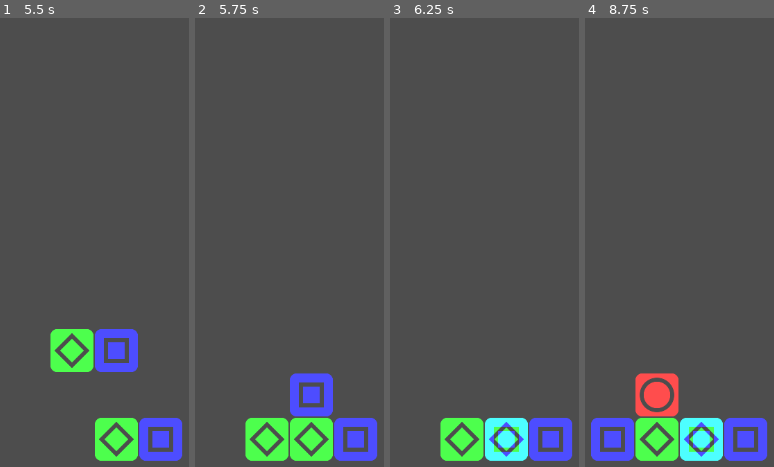
Above: before the commit, frames 1-4 (left to right).
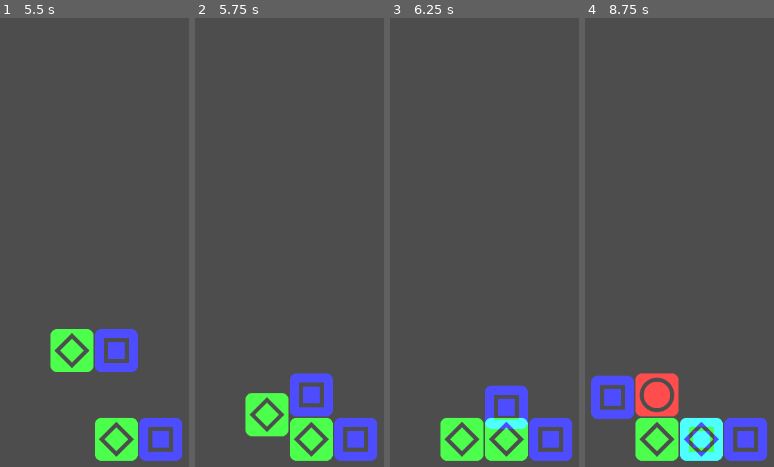
Above: after the commit, the same moments.

Repository: liabilityluke/FBGJ2025
Game: Godot game, scene res://endless.tscn
Same seed, same stepped clock (60 frames per second), same inputs: the game is played once before the commit and once after it. The project has no main scene, so this scene is started directly.
Inputs:
- Up to frame 1 (5.5 s): tap Enter (ui_accept) at 0.5, 0.77, 1.25, 1.52, 2.75, 3.02, 3.5, 3.77, 4.52, 5 s; hold Right (ui_right) 0.53-1.28 s; hold Down (ui_down) 1.28-2.03 s; hold Right (ui_right) 2.03-3.53 s; hold Left (ui_left) 3.53-5.03 s; hold Down (ui_down) from 5.03 s (still down)
- Up to frame 2 (5.75 s): keep holding Down (ui_down)
- Up to frame 3 (6.25 s): release Down (ui_down) at 5.78 s; hold Right (ui_right) from 5.78 s (still down); tap Enter (ui_accept) at 6.02 s
- Up to frame 4 (8.75 s): tap Enter (ui_accept) at 6.77, 7.52 s; release Right (ui_right) at 8.03 s; hold Down (ui_down) from 8.03 s (still down)

Frame 1 is identical in both runs. In frame 2, 2.5% of the frame differs, in the area x 26-50%, y 83-99%; in frame 3, 2.8%; in frame 4, 3.5%, in the area x 3-26%, y 79-99%.

Commit message:
added simple animations

Diff:
--- a/block.gd
+++ b/block.gd
@@ -18,34 +18,65 @@
 func _ready() :
 	pass
 
-func change_color(_color_num) :
+func change_color(_color_num, play_animation := false) :
+	var previous_color = color_num
 	color_num = _color_num
 	match color_num :
 		0 :
-			$Red.show()
-			$Green.hide()
-			$Blue.hide()
+			show_red(previous_color)
+			#show_green(true)
+			#show_blue(true)
 		1 :
-			$Red.hide()
-			$Green.show()
-			$Blue.hide()
+			#show_red(true)
+			show_green(previous_color)
+			#show_blue(true)
 		2 :
-			$Red.hide()
-			$Green.hide()
-			$Blue.show()
+			#show_red(true)
+			#show_green(true)
+			show_blue(previous_color)
 		3 :
-			$Red.hide()
-			$Green.show()
-			$Blue.show()
+			#show_red(true)
+			show_green(previous_color)
+			show_blue(previous_color)
 		4 :
-			$Red.show()
-			$Green.hide()
-			$Blue.show()
+			show_red(previous_color)
+			#show_green(true)
+			show_blue(previous_color)
 		5 :
-			$Red.show()
-			$Green.show()
-			$Blue.hide()
+			show_red(previous_color)
+			show_green(previous_color)
+			#show_blue(true)
 		6 :
-			$Red.show()
-			$Green.show()
-			$Blue.show()
+			show_red(previous_color)
+			show_green(previous_color)
+			show_blue(previous_color)
+	if play_animation :
+		$AnimationPlayer.play("merge")
+
+func show_red(previous_color) :
+	$Colors/Red.show()
+	if previous_color == 0 or previous_color == 4 or previous_color == 5 :
+		$AnimationColorsFalling/Red.hide()
+		$AnimationColorsStatic/Red.show()
+	else :
+		$AnimationColorsFalling/Red.show()
+		$AnimationColorsStatic/Red.hide()
+
+
+func show_green(previous_color) :
+	$Colors/Green.show()
+	if previous_color == 1 or previous_color == 3 or previous_color == 5 :
+		$AnimationColorsFalling/Green.hide()
+		$AnimationColorsStatic/Green.show()
+	else :
+		$AnimationColorsFalling/Green.show()
+		$AnimationColorsStatic/Green.hide()
+
+func show_blue(previous_color) :
+	$Colors/Blue.show()
+	if previous_color == 2 or previous_color == 3 or previous_color == 4 :
+		$AnimationColorsFalling/Blue.hide()
+		$AnimationColorsStatic/Blue.show()
+	else :
+		$AnimationColorsFalling/Blue.show()
+		$AnimationColorsStatic/Blue.hide()
--- a/block.tscn
+++ b/block.tscn
@@ -14,17 +14,173 @@
 [sub_resource type="CanvasItemMaterial" id="CanvasItemMaterial_e2bb5"]
 blend_mode = 1
 
+[sub_resource type="Animation" id="Animation_mk58r"]
+resource_name = "merge"
+length = 0.3
+tracks/0/type = "value"
+tracks/0/imported = false
+tracks/0/enabled = true
+tracks/0/path = NodePath("AnimationColorsFalling:position")
+tracks/0/interp = 1
+tracks/0/loop_wrap = true
+tracks/0/keys = {
+"times": PackedFloat32Array(0, 0.3),
+"transitions": PackedFloat32Array(1, 1),
+"update": 0,
+"values": [Vector2(0, -64), Vector2(0, 0)]
+}
+tracks/1/type = "value"
+tracks/1/imported = false
+tracks/1/enabled = true
+tracks/1/path = NodePath("AnimationColorsFalling:visible")
+tracks/1/interp = 1
+tracks/1/loop_wrap = true
+tracks/1/keys = {
+"times": PackedFloat32Array(0, 0.3),
+"transitions": PackedFloat32Array(1, 1),
+"update": 1,
+"values": [true, false]
+}
+tracks/2/type = "value"
+tracks/2/imported = false
+tracks/2/enabled = true
+tracks/2/path = NodePath("AnimationColorsStatic:visible")
+tracks/2/interp = 1
+tracks/2/loop_wrap = true
+tracks/2/keys = {
+"times": PackedFloat32Array(0, 0.3),
+"transitions": PackedFloat32Array(1, 1),
+"update": 1,
+"values": [true, false]
+}
+tracks/3/type = "value"
+tracks/3/imported = false
+tracks/3/enabled = true
+tracks/3/path = NodePath("Colors:visible")
+tracks/3/interp = 1
+tracks/3/loop_wrap = true
+tracks/3/keys = {
+"times": PackedFloat32Array(0, 0.3),
+"transitions": PackedFloat32Array(1, 1),
+"update": 1,
+"values": [false, true]
+}
+
+[sub_resource type="Animation" id="Animation_e2bb5"]
+length = 0.001
+tracks/0/type = "value"
+tracks/0/imported = false
+tracks/0/enabled = true
+tracks/0/path = NodePath("AnimationColorsFalling:position")
+tracks/0/interp = 1
+tracks/0/loop_wrap = true
+tracks/0/keys = {
+"times": PackedFloat32Array(0),
+"transitions": PackedFloat32Array(1),
+"update": 0,
+"values": [Vector2(0, -64)]
+}
+tracks/1/type = "value"
+tracks/1/imported = false
+tracks/1/enabled = true
+tracks/1/path = NodePath("AnimationColorsFalling:visible")
+tracks/1/interp = 1
+tracks/1/loop_wrap = true
+tracks/1/keys = {
+"times": PackedFloat32Array(0),
+"transitions": PackedFloat32Array(1),
+"update": 1,
+"values": [false]
+}
+tracks/2/type = "value"
+tracks/2/imported = false
+tracks/2/enabled = true
+tracks/2/path = NodePath("AnimationColorsStatic:visible")
+tracks/2/interp = 1
+tracks/2/loop_wrap = true
+tracks/2/keys = {
+"times": PackedFloat32Array(0),
+"transitions": PackedFloat32Array(1),
+"update": 1,
+"values": [false]
+}
+tracks/3/type = "value"
+tracks/3/imported = false
+tracks/3/enabled = true
+tracks/3/path = NodePath("Colors:visible")
+tracks/3/interp = 1
+tracks/3/loop_wrap = true
+tracks/3/keys = {
+"times": PackedFloat32Array(0),
+"transitions": PackedFloat32Array(1),
+"update": 1,
+"values": [true]
+}
+
+[sub_resource type="AnimationLibrary" id="AnimationLibrary_5npld"]
+_data = {
+&"RESET": SubResource("Animation_e2bb5"),
+&"merge": SubResource("Animation_mk58r")
+}
+
 [node name="Node2D" type="Node2D"]
 script = ExtResource("1_im0tn")
 
-[node name="Red" type="Sprite2D" parent="."]
+[node name="Colors" type="Node2D" parent="."]
+
+[node name="Red" type="Sprite2D" parent="Colors"]
+visible = false
 material = SubResource("CanvasItemMaterial_5npld")
 texture = ExtResource("4_5npld")
 
-[node name="Blue" type="Sprite2D" parent="."]
+[node name="Blue" type="Sprite2D" parent="Colors"]
+visible = false
 material = SubResource("CanvasItemMaterial_mk58r")
 texture = ExtResource("2_mk58r")
 
-[node name="Green" type="Sprite2D" parent="."]
+[node name="Green" type="Sprite2D" parent="Colors"]
+visible = false
 material = SubResource("CanvasItemMaterial_e2bb5")
 texture = ExtResource("3_e2bb5")
+
+[node name="AnimationColorsFalling" type="Node2D" parent="."]
+visible = false
+position = Vector2(0, -64)
+
+[node name="Red" type="Sprite2D" parent="AnimationColorsFalling"]
+visible = false
+material = SubResource("CanvasItemMaterial_5npld")
+texture = ExtResource("4_5npld")
+
+[node name="Blue" type="Sprite2D" parent="AnimationColorsFalling"]
+visible = false
+material = SubResource("CanvasItemMaterial_mk58r")
+texture = ExtResource("2_mk58r")
+
+[node name="Green" type="Sprite2D" parent="AnimationColorsFalling"]
+visible = false
+material = SubResource("CanvasItemMaterial_e2bb5")
+texture = ExtResource("3_e2bb5")
+
+[node name="AnimationColorsStatic" type="Node2D" parent="."]
+visible = false
+
+[node name="Red" type="Sprite2D" parent="AnimationColorsStatic"]
+visible = false
+material = SubResource("CanvasItemMaterial_5npld")
+texture = ExtResource("4_5npld")
+
+[node name="Blue" type="Sprite2D" parent="AnimationColorsStatic"]
+visible = false
+material = SubResource("CanvasItemMaterial_mk58r")
+texture = ExtResource("2_mk58r")
+
+[node name="Green" type="Sprite2D" parent="AnimationColorsStatic"]
+visible = false
+material = SubResource("CanvasItemMaterial_e2bb5")
+texture = ExtResource("3_e2bb5")
+
+[node name="AnimationPlayer" type="AnimationPlayer" parent="."]
+libraries = {
+&"": SubResource("AnimationLibrary_5npld")
+}
--- a/endless.gd
+++ b/endless.gd
@@ -179,7 +179,7 @@
 				var test_location : Vector2i
 				test_location = dropping_block.location + Vector2i(0, 1)
 				while is_valid_move(test_location) :
-					move_block(dropping_block, test_location)
+					move_block(dropping_block, test_location, true)
 					test_location += Vector2i(0, 1)
 
 #return true if the chain is continuing
@@ -269,7 +269,7 @@
 					if combination_color != -1 :
 						grid[column][row - 1].queue_free()
 						grid[column][row - 1] = null
-						test_block.change_color(combination_color)
+						test_block.change_color(combination_color, true)
 						chain_detected = true
 
 	return chain_detected
@@ -290,13 +290,18 @@
 	else :
 		print("you lose!!!!!")
 
-func move_block(block_to_move : Node2D, location : Vector2i) :
+func move_block(block_to_move : Node2D, location : Vector2i, tween :=  false) :
 	grid[block_to_move.location.x][block_to_move.location.y] = null
+	var previous_position = block_to_move.location
 	block_to_move.location = location
 	if grid[block_to_move.location.x][block_to_move.location.y] != null :
 		printerr("trying to move block to a spot that is already full!!")
 	grid[block_to_move.location.x][block_to_move.location.y] = block_to_move
-	block_to_move.position = location_to_position(block_to_move.location)
+	if tween :
+		var movement_tween := create_tween()
+		movement_tween.tween_property(block_to_move, "position", Vector2(location_to_position(block_to_move.location)), 0.3)
+	else :
+		block_to_move.position = location_to_position(block_to_move.location)
 
 func is_valid_move(location) -> bool :
 	if location.x >= board_width or location.x < 0 or location.y >= board_height or location.y < 0:
Not shown: 1 places in block.tscn that only renumber resources
